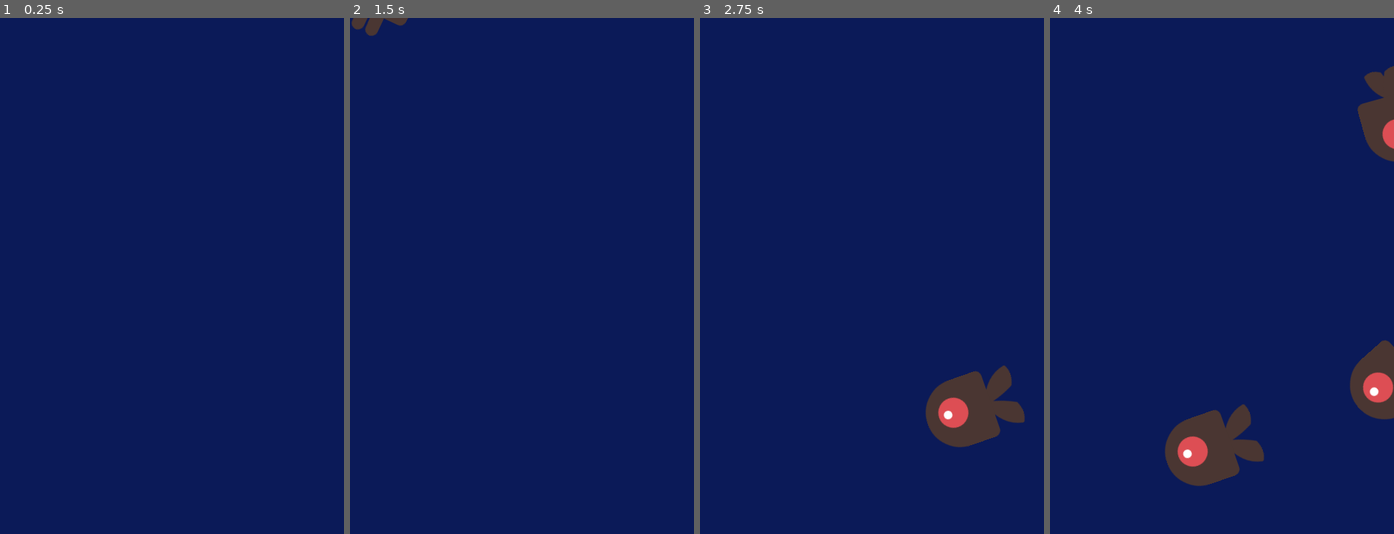
Above: before the commit, frames 1-4 (left to right).
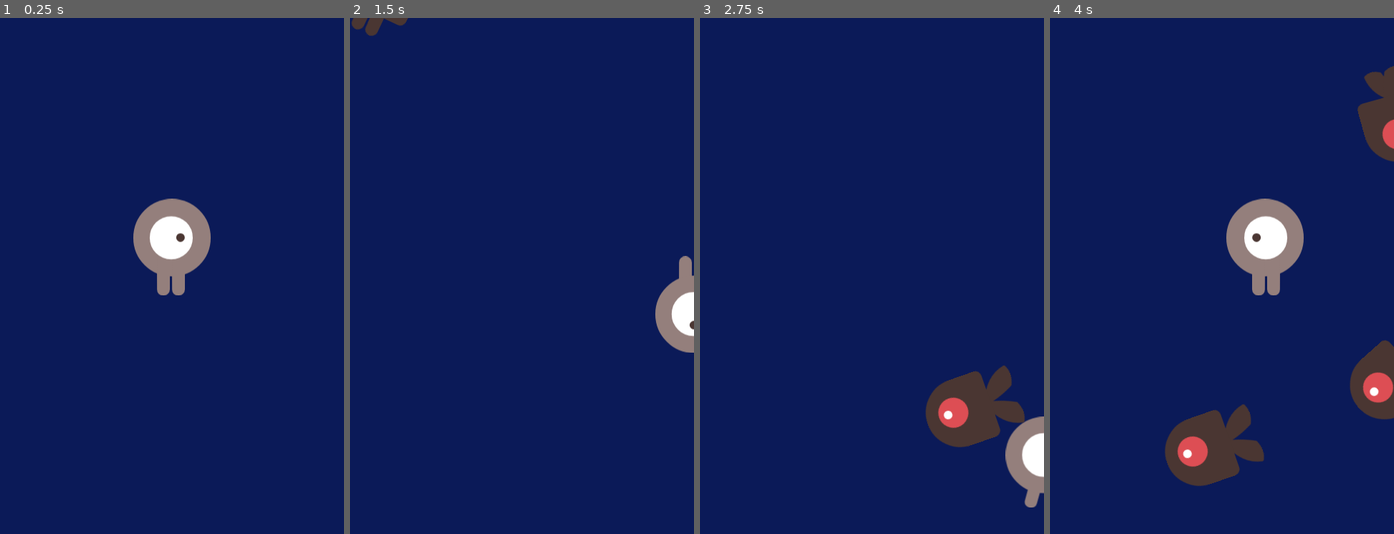
Above: after the commit, the same moments.

Repository: AnhNguyenTung039/godot-dogde-the-creeps
Game: Godot game, scene res://Main.tscn
The game is run twice, just before and just after one commit, with the same random seed, the same clock (stepped at 60 frames per second) and the same inputs.
Inputs:
- Up to frame 1 (0.25 s): no input
- Up to frame 2 (1.5 s): tap Enter at 0.5 s; hold D (move_right) 0.53-1.28 s; hold S (move_down) from 1.28 s (still down)
- Up to frame 3 (2.75 s): release S (move_down) at 2.03 s; hold D (move_right) from 2.03 s (still down)
- Up to frame 4 (4 s): release D (move_right) at 2.78 s; hold W (move_up) 2.78-3.53 s; hold A (move_left) from 3.53 s (still down)

The runs differ from the first frame. In frame 1, 3.0% of the frame differs, in the area x 38-62%, y 35-54%; in frame 2, 1.5%; in frame 3, 1.4%; in frame 4, 3.0%.

Commit message:
update mob colision

Diff:
--- a/Main.gd
+++ b/Main.gd
@@ -23,6 +23,7 @@
 	# Add the rotation to the mob after spawned
 	var direction =  mob_spawn_location.rotation + PI / 2
 	direction += randf_range(-PI / 4, PI / 4)
+	print("test: ", PI / 4)
 	mob.rotation = direction
 
 	# Move the mob
--- a/Main.tscn
+++ b/Main.tscn
@@ -1,7 +1,8 @@
-[gd_scene load_steps=4 format=3 uid="uid://do7hcb51yql4e"]
+[gd_scene load_steps=5 format=3 uid="uid://do7hcb51yql4e"]
 
 [ext_resource type="Script" path="res://Main.gd" id="1_7i5rm"]
 [ext_resource type="PackedScene" uid="uid://cd5cqbqh8jwpt" path="res://Mob.tscn" id="2_17duf"]
+[ext_resource type="PackedScene" uid="uid://roh8s8wki0ix" path="res://Player.tscn" id="3_jmw3d"]
 
 [sub_resource type="Curve2D" id="Curve2D_dt4vn"]
 _data = {
@@ -29,5 +30,8 @@
 [node name="MobTimer" type="Timer" parent="."]
 autostart = true
 
+[node name="Player" parent="." instance=ExtResource("3_jmw3d")]
+position = Vector2(240, 320)
+
 [connection signal="ready" from="." to="." method="_on_ready"]
 [connection signal="timeout" from="MobTimer" to="." method="_on_mob_timer_timeout"]
--- a/Mob.tscn
+++ b/Mob.tscn
@@ -49,6 +49,8 @@
 height = 134.014
 
 [node name="Mob" type="RigidBody2D" groups=["mobs"]]
+collision_layer = 0
+collision_mask = 0
 gravity_scale = 0.0
 script = ExtResource("1_kvcmx")
 
